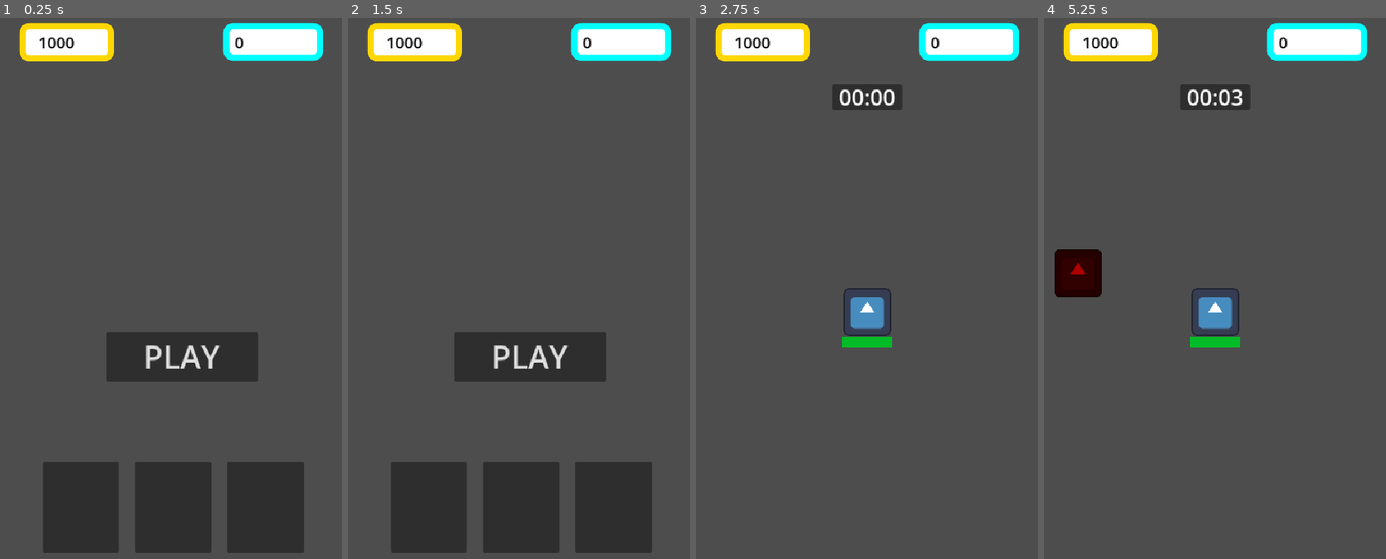
Above: before the commit, frames 1-4 (left to right).
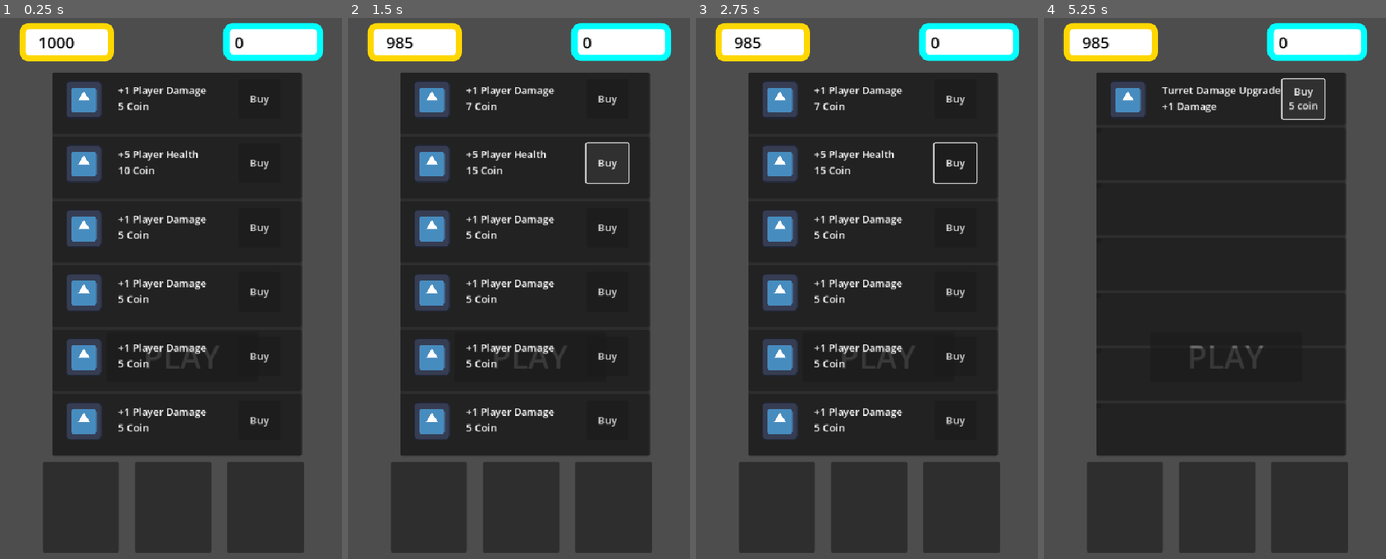
Above: after the commit, the same moments.

Repository: StenSOS/idlesurvivor
Game: Godot game, scene res://mainMenu/main_menu.tscn
Two runs of this game, one before a commit and one after it. Both use one fixed random seed, a clock stepped at 60 frames per second and the inputs below. The engine's default icon, where the game draws it, is replaced by a stand-in: a white triangle on a blue panel in a dark square.
Inputs (mouse positions are in pixels of both pictures, inside the frame that each line leads up to):
- Up to frame 1 (0.25 s): no input
- Up to frame 2 (1.5 s): click (607, 99) at 0.5 s, where only the run after the commit has a clickable "Buy"; click (607, 164) at 1.25 s, where only the run after the commit has a clickable "Buy"
- Up to frame 3 (2.75 s): click "PLAY" at 2 s
- Up to frame 4 (5.25 s): click (1225, 358) at 2.75 s, where only the run after the commit has a clickable "PLAY"; click (1126, 504) at 3.52 s; click (1218, 504) at 4.27 s; click (1303, 99) at 5 s, where only the run after the commit has a clickable "Buy 5 coin"

The runs differ from the first frame. In frame 1, 46% of the frame differs, in the area x 15-89%, y 10-81%; in frame 2, 46%; in frame 3, 60%; in frame 4, 63%, in the area x 3-89%, y 3-99%.

Commit message:
healyh upgrade

Diff:
--- a/GameData.gd
+++ b/GameData.gd
@@ -18,3 +18,4 @@
 
 # --- FİYATLAR ---
 var playerDamageCost : int = 5
+var playerHealthCost : int = 10
--- a/mainMenu/main_menu.gd
+++ b/mainMenu/main_menu.gd
@@ -8,6 +8,7 @@
 @onready var upgrade_panel = $UpgradePanel
 
 @onready var playerDamageLabel = $PlayerUpgradePanel/VBoxContainer/damageUpgradePanel/Label
+@onready var playerHealthlabel = $PlayerUpgradePanel/VBoxContainer/healthUpgradePanel/Label
 
 func _ready():
 	update_ui()
@@ -19,6 +20,7 @@
 
 	# fiyat update
 	playerDamageLabel.text = "+1 Player Damage\n" + str(GameData.playerDamageCost) + " Coin"
+	playerHealthlabel.text = "+5 Player Health\n" + str(GameData.playerHealthCost) + " Coin"
 
 
 func _on_play_button_pressed():
@@ -57,7 +59,16 @@
 		GameData.totalMoney -= GameData.playerDamageCost
 		GameData.playerDamage += 1
 		GameData.playerDamageCost = int(GameData.playerDamageCost * 1.5)
-		playerDamageLabel.text = "+1 Player Damage\n" + str(GameData.playerDamageCost) + " Coin"
 		update_ui()
 	else:
 		print("no money")
+
+
+func _on_player_health_button_pressed():
+	if GameData.totalMoney >= GameData.playerHealthCost:
+		GameData.totalMoney -= GameData.playerHealthCost
+		GameData.playerMaxHealth += 5
+		GameData.playerHealthCost = int(GameData.playerHealthCost * 1.5)
+		update_ui()
+	else:
+		print("no money")
--- a/mainMenu/main_menu.tscn
+++ b/mainMenu/main_menu.tscn
@@ -133,7 +133,6 @@
 size_flags_horizontal = 3
 
 [node name="PlayerUpgradePanel" type="Panel" parent="."]
-visible = false
 layout_mode = 0
 offset_left = 82.0
 offset_top = 102.0
@@ -172,101 +171,140 @@
 text = "Buy
 "
 
-[node name="healthUpgradePanel2" type="Panel" parent="PlayerUpgradePanel/VBoxContainer"]
-layout_mode = 2
-size_flags_vertical = 3
-
-[node name="Sprite2D" type="Sprite2D" parent="PlayerUpgradePanel/VBoxContainer/healthUpgradePanel2"]
-
-[node name="Label" type="Label" parent="PlayerUpgradePanel/VBoxContainer/healthUpgradePanel2"]
-layout_mode = 0
-offset_right = 40.0
-offset_bottom = 23.0
-
-[node name="Button" type="Button" parent="PlayerUpgradePanel/VBoxContainer/healthUpgradePanel2"]
-layout_mode = 0
-offset_right = 8.0
-offset_bottom = 8.0
-
-[node name="healthUpgradePanel3" type="Panel" parent="PlayerUpgradePanel/VBoxContainer"]
-layout_mode = 2
-size_flags_vertical = 3
-
-[node name="Sprite2D" type="Sprite2D" parent="PlayerUpgradePanel/VBoxContainer/healthUpgradePanel3"]
-
-[node name="Label" type="Label" parent="PlayerUpgradePanel/VBoxContainer/healthUpgradePanel3"]
-layout_mode = 0
-offset_right = 40.0
-offset_bottom = 23.0
-
-[node name="Button" type="Button" parent="PlayerUpgradePanel/VBoxContainer/healthUpgradePanel3"]
-layout_mode = 0
-offset_right = 8.0
-offset_bottom = 8.0
-
-[node name="healthUpgradePanel4" type="Panel" parent="PlayerUpgradePanel/VBoxContainer"]
-layout_mode = 2
-size_flags_vertical = 3
-
-[node name="Sprite2D" type="Sprite2D" parent="PlayerUpgradePanel/VBoxContainer/healthUpgradePanel4"]
-
-[node name="Label" type="Label" parent="PlayerUpgradePanel/VBoxContainer/healthUpgradePanel4"]
-layout_mode = 0
-offset_right = 40.0
-offset_bottom = 23.0
-
-[node name="Button" type="Button" parent="PlayerUpgradePanel/VBoxContainer/healthUpgradePanel4"]
-layout_mode = 0
-offset_right = 8.0
-offset_bottom = 8.0
-
-[node name="healthUpgradePanel5" type="Panel" parent="PlayerUpgradePanel/VBoxContainer"]
-layout_mode = 2
-size_flags_vertical = 3
-
-[node name="Sprite2D" type="Sprite2D" parent="PlayerUpgradePanel/VBoxContainer/healthUpgradePanel5"]
-
-[node name="Label" type="Label" parent="PlayerUpgradePanel/VBoxContainer/healthUpgradePanel5"]
-layout_mode = 0
-offset_right = 40.0
-offset_bottom = 23.0
-
-[node name="Button" type="Button" parent="PlayerUpgradePanel/VBoxContainer/healthUpgradePanel5"]
-layout_mode = 0
-offset_right = 8.0
-offset_bottom = 8.0
-
-[node name="healthUpgradePanel6" type="Panel" parent="PlayerUpgradePanel/VBoxContainer"]
-layout_mode = 2
-size_flags_vertical = 3
-
-[node name="Sprite2D" type="Sprite2D" parent="PlayerUpgradePanel/VBoxContainer/healthUpgradePanel6"]
-
-[node name="Label" type="Label" parent="PlayerUpgradePanel/VBoxContainer/healthUpgradePanel6"]
-layout_mode = 0
-offset_right = 40.0
-offset_bottom = 23.0
-
-[node name="Button" type="Button" parent="PlayerUpgradePanel/VBoxContainer/healthUpgradePanel6"]
-layout_mode = 0
-offset_right = 8.0
-offset_bottom = 8.0
-
-[node name="healthUpgradePanel7" type="Panel" parent="PlayerUpgradePanel/VBoxContainer"]
-layout_mode = 2
-size_flags_vertical = 3
-
-[node name="Sprite2D" type="Sprite2D" parent="PlayerUpgradePanel/VBoxContainer/healthUpgradePanel7"]
-
-[node name="Label" type="Label" parent="PlayerUpgradePanel/VBoxContainer/healthUpgradePanel7"]
-layout_mode = 0
-offset_right = 40.0
-offset_bottom = 23.0
-
-[node name="Button" type="Button" parent="PlayerUpgradePanel/VBoxContainer/healthUpgradePanel7"]
-layout_mode = 0
-offset_right = 8.0
-offset_bottom = 8.0
+[node name="healthUpgradePanel" type="Panel" parent="PlayerUpgradePanel/VBoxContainer"]
+layout_mode = 2
+size_flags_vertical = 3
+
+[node name="Sprite2D" type="Sprite2D" parent="PlayerUpgradePanel/VBoxContainer/healthUpgradePanel"]
+position = Vector2(50, 43)
+scale = Vector2(0.453125, 0.46875)
+texture = ExtResource("2_phg2d")
+
+[node name="Label" type="Label" parent="PlayerUpgradePanel/VBoxContainer/healthUpgradePanel"]
+layout_mode = 0
+offset_left = 104.0
+offset_top = 17.0
+offset_right = 144.0
+offset_bottom = 40.0
+text = "+1 Player Damage
+5 Coin"
+
+[node name="playerHealthButton" type="Button" parent="PlayerUpgradePanel/VBoxContainer/healthUpgradePanel"]
+layout_mode = 0
+offset_left = 294.0
+offset_top = 11.0
+offset_right = 360.0
+offset_bottom = 73.0
+text = "Buy
+"
+
+[node name="UpgradePanel" type="Panel" parent="PlayerUpgradePanel/VBoxContainer"]
+layout_mode = 2
+size_flags_vertical = 3
+
+[node name="Sprite2D" type="Sprite2D" parent="PlayerUpgradePanel/VBoxContainer/UpgradePanel"]
+position = Vector2(50, 43)
+scale = Vector2(0.453125, 0.46875)
+texture = ExtResource("2_phg2d")
+
+[node name="Label" type="Label" parent="PlayerUpgradePanel/VBoxContainer/UpgradePanel"]
+layout_mode = 0
+offset_left = 104.0
+offset_top = 17.0
+offset_right = 144.0
+offset_bottom = 40.0
+text = "+1 Player Damage
+5 Coin"
+
+[node name="playerDamageButton" type="Button" parent="PlayerUpgradePanel/VBoxContainer/UpgradePanel"]
+layout_mode = 0
+offset_left = 294.0
+offset_top = 11.0
+offset_right = 360.0
+offset_bottom = 73.0
+text = "Buy
+"
+
+[node name="UpgradePanel2" type="Panel" parent="PlayerUpgradePanel/VBoxContainer"]
+layout_mode = 2
+size_flags_vertical = 3
+
+[node name="Sprite2D" type="Sprite2D" parent="PlayerUpgradePanel/VBoxContainer/UpgradePanel2"]
+position = Vector2(50, 43)
+scale = Vector2(0.453125, 0.46875)
+texture = ExtResource("2_phg2d")
+
+[node name="Label" type="Label" parent="PlayerUpgradePanel/VBoxContainer/UpgradePanel2"]
+layout_mode = 0
+offset_left = 104.0
+offset_top = 17.0
+offset_right = 144.0
+offset_bottom = 40.0
+text = "+1 Player Damage
+5 Coin"
+
+[node name="playerDamageButton" type="Button" parent="PlayerUpgradePanel/VBoxContainer/UpgradePanel2"]
+layout_mode = 0
+offset_left = 294.0
+offset_top = 11.0
+offset_right = 360.0
+offset_bottom = 73.0
+text = "Buy
+"
+
+[node name="UpgradePanel5" type="Panel" parent="PlayerUpgradePanel/VBoxContainer"]
+layout_mode = 2
+size_flags_vertical = 3
+
+[node name="Sprite2D" type="Sprite2D" parent="PlayerUpgradePanel/VBoxContainer/UpgradePanel5"]
+position = Vector2(50, 43)
+scale = Vector2(0.453125, 0.46875)
+texture = ExtResource("2_phg2d")
+
+[node name="Label" type="Label" parent="PlayerUpgradePanel/VBoxContainer/UpgradePanel5"]
+layout_mode = 0
+offset_left = 104.0
+offset_top = 17.0
+offset_right = 144.0
+offset_bottom = 40.0
+text = "+1 Player Damage
+5 Coin"
+
+[node name="playerDamageButton" type="Button" parent="PlayerUpgradePanel/VBoxContainer/UpgradePanel5"]
+layout_mode = 0
+offset_left = 294.0
+offset_top = 11.0
+offset_right = 360.0
+offset_bottom = 73.0
+text = "Buy
+"
+
+[node name="UpgradePanel6" type="Panel" parent="PlayerUpgradePanel/VBoxContainer"]
+layout_mode = 2
+size_flags_vertical = 3
+
+[node name="Sprite2D" type="Sprite2D" parent="PlayerUpgradePanel/VBoxContainer/UpgradePanel6"]
+position = Vector2(50, 43)
+scale = Vector2(0.453125, 0.46875)
+texture = ExtResource("2_phg2d")
+
+[node name="Label" type="Label" parent="PlayerUpgradePanel/VBoxContainer/UpgradePanel6"]
+layout_mode = 0
+offset_left = 104.0
+offset_top = 17.0
+offset_right = 144.0
+offset_bottom = 40.0
+text = "+1 Player Damage
+5 Coin"
+
+[node name="playerDamageButton" type="Button" parent="PlayerUpgradePanel/VBoxContainer/UpgradePanel6"]
+layout_mode = 0
+offset_left = 294.0
+offset_top = 11.0
+offset_right = 360.0
+offset_bottom = 73.0
+text = "Buy
+"
 
 [node name="TurretUpgradePanel" type="Panel" parent="."]
 visible = false
@@ -547,3 +585,4 @@
 [connection signal="pressed" from="HBoxContainer/TurretUps" to="." method="_on_turret_ups_pressed"]
 [connection signal="pressed" from="HBoxContainer/Ups" to="." method="_on_ups_pressed"]
 [connection signal="pressed" from="PlayerUpgradePanel/VBoxContainer/damageUpgradePanel/playerDamageButton" to="." method="_on_player_damage_button_pressed"]
+[connection signal="pressed" from="PlayerUpgradePanel/VBoxContainer/healthUpgradePanel/playerHealthButton" to="." method="_on_player_health_button_pressed"]
--- a/player/player.tscn
+++ b/player/player.tscn
@@ -37,8 +37,7 @@
 grow_vertical = 0
 theme_override_styles/background = SubResource("StyleBoxFlat_onrkg")
 theme_override_styles/fill = SubResource("StyleBoxFlat_i3pqv")
-value = 26.7
-show_percentage = false
+value = 59.71
 
 [node name="Area2D" type="Area2D" parent="."]
 
